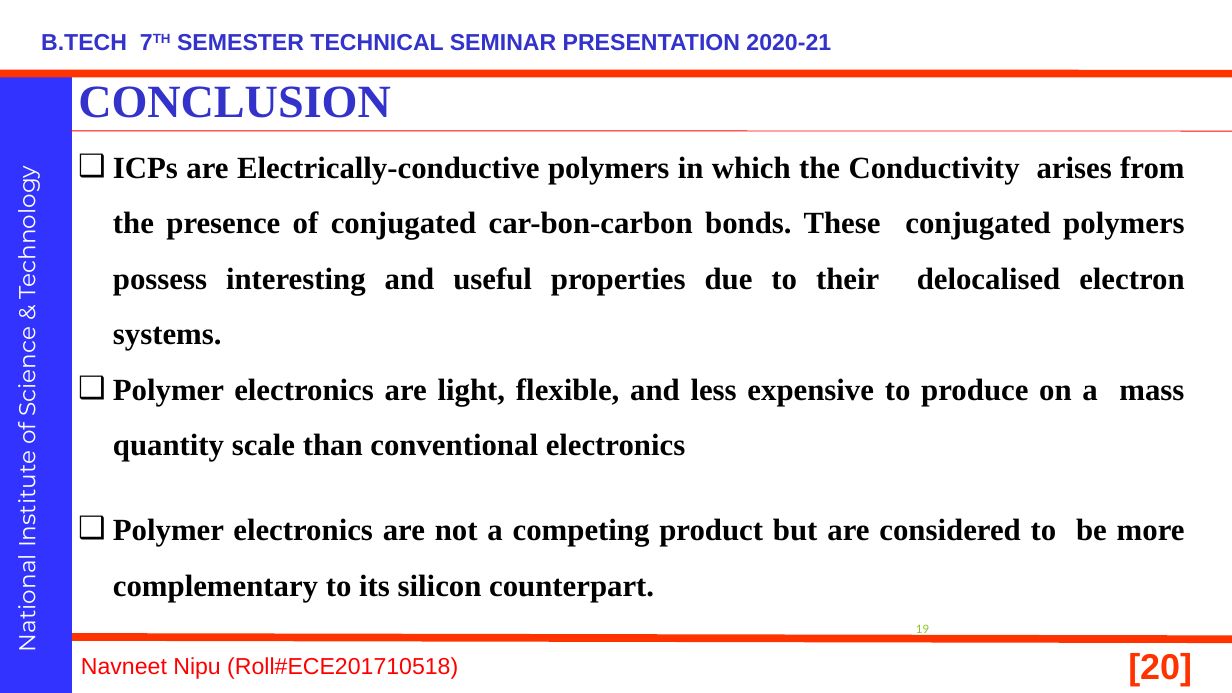
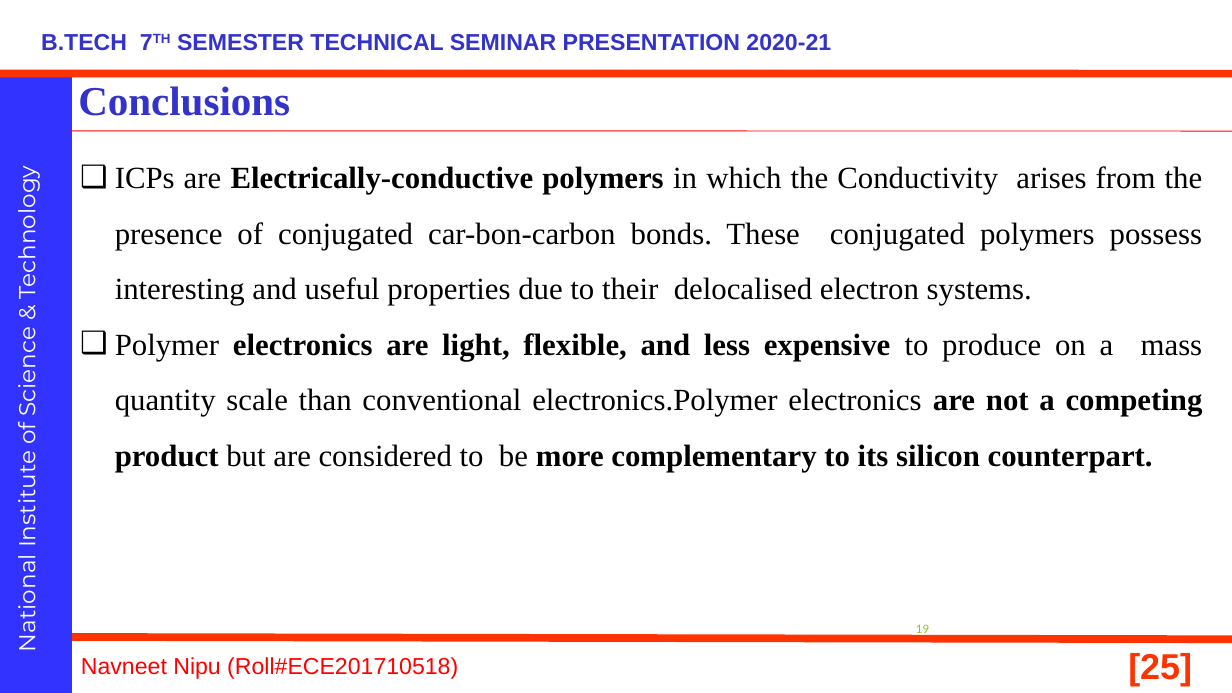
Before and after one commit to navneetnipu/BTECH_SEMINAR, a slide deck: slide 25 of seminar ppt.pptx (slide 20 before the commit). Drawn at 1232x693 pixels with LibreOffice and Linux fonts; fonts in the diff are those of the drawing; background and template pictures are left out. Boxes give left, top, right and bottom in pixels: in the first picture for what was removed or moved away, otherwise in the second. Text is boxed around its words. In the diff, an @@ line names an element or a change of style, - is before the commit and + after.

```diff
--- a/seminar ppt.pptx
+++ b/seminar ppt.pptx
@@ title at (78, 86, 290, 116): text changed; size 36 to 32 pt @@
-CONCLUSION
+Conclusions
@@ text "ICPs are Electrically-conductive polymers in ...": place and size @@
-text "ICPs are Electrically-conductive polymers in ..." at (113, 156, 1185, 602)
+text "ICPs are Electrically-conductive polymers in ..." at (115, 166, 1203, 472)
@@ text at (115, 166, 1203, 305): bold off in "ICPs are in which the Conductivity arises ..." @@
@@ text at (115, 333, 1203, 472): text changed @@
-❑ Polymer electronics are light, flexible, and less expensive to produce on a mass quantity scale than conventional electronics
-❑ Polymer electronics are not a competing product but are considered to be more complementary to its silicon counterpart.
+❑ Polymer electronics are light, flexible, and less expensive to produce on a mass quantity scale than conventional electronics.Polymer electronics are not a competing product but are considered to be more complementary to its silicon counterpart.
@@ page number at (1128, 653, 1192, 686): text changed @@
-[20]
+[25]
```
Also in this commit, not shown: 19 other slides changed, 7 slides added, 1 slide removed, 1 other file.
